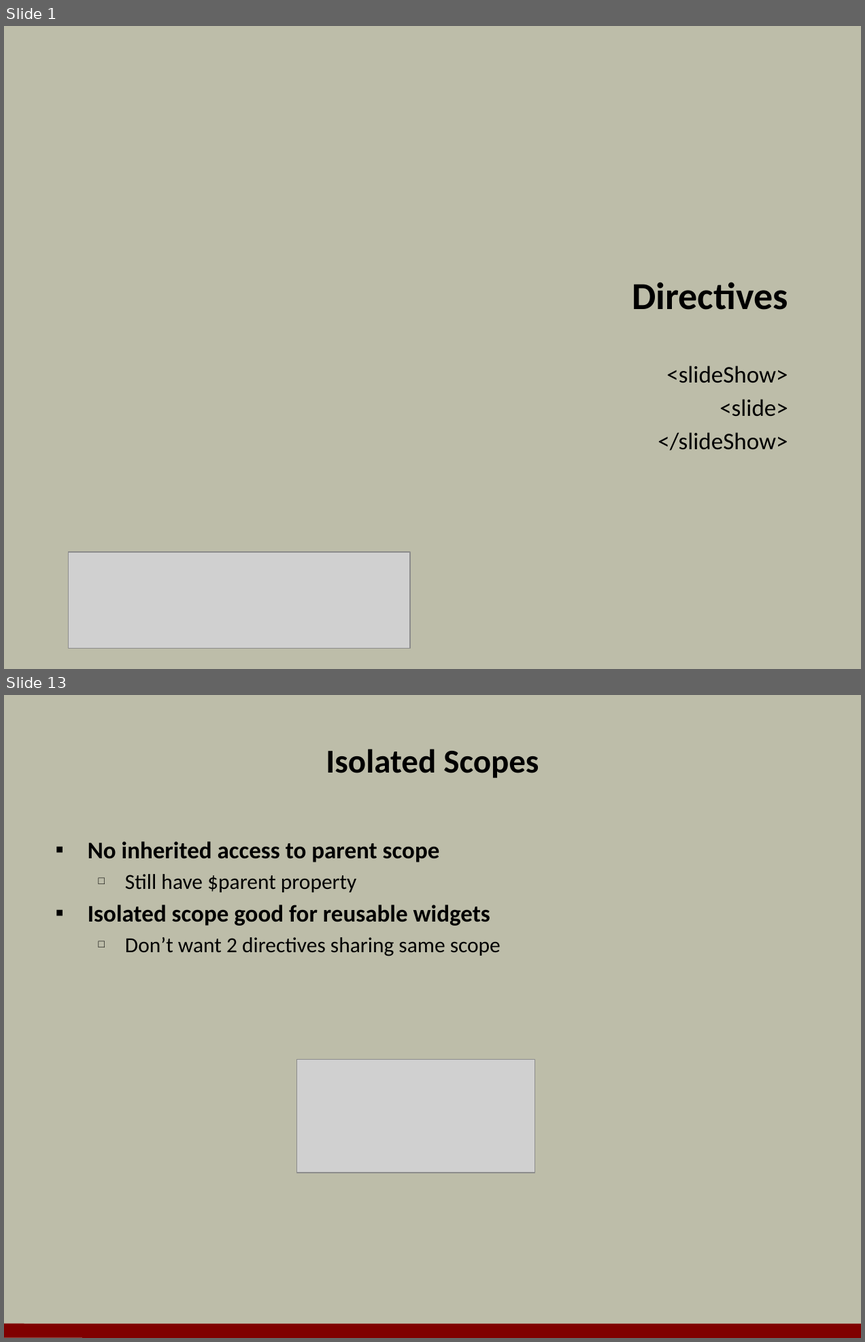
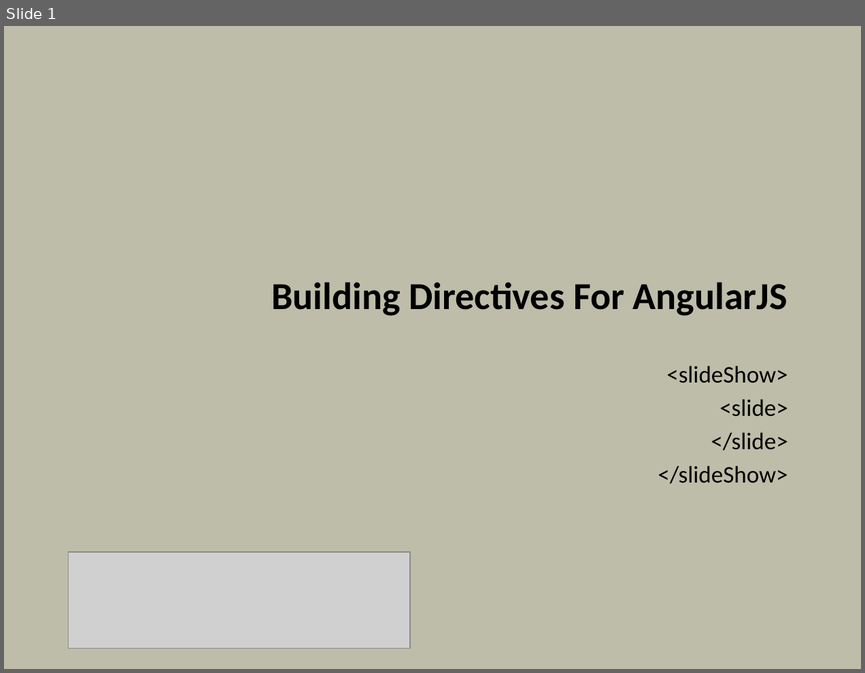
Before and after one commit to OdeToCode/classes, a slide deck: angularjs/slides/05_Directives.pptx. Shown one above the other, each under a label of ours: slides 1 and 13 before the commit, slide 1 after it; the slides between them are not shown. The pictures are 865x1342 and 865x673 pixels, drawn with LibreOffice and Linux fonts; fonts in the diff are those of the drawing; grey boxes stand for pictures; background and template pictures are left out. Boxes give left, top, right and bottom in pixels: in the first picture for what was removed or moved away, otherwise in the second. Text is boxed around its words. In the diff, an @@ line names an element or a change of style, - is before the commit and + after.

```diff
--- a/angularjs/slides/05_Directives.pptx
+++ b/angularjs/slides/05_Directives.pptx
@@ slide 13 removed at (4,695,861,1338), background #BDBDA9 @@
@@ title removed at (326,749,538,778) @@
-Isolated Scopes
@@ text removed at (88,841,500,956) @@
-▪ No inherited access to parent scope
-  □ Still have $parent property
-▪ Isolated scope good for reusable widgets
-  □ Don’t want 2 directives sharing same scope
@@ picture removed at (297,1059,535,1172) @@
@@ line removed from (4, 1330) to (861, 1331) @@
@@ slide 1 changed as well @@
@@ title at (271,282,787,316): text changed @@
-Directives
+Building Directives For AngularJS
@@ subtitle at (711,432,787,450): paragraph added @@
+</slide>
```
Also in this commit, not shown: 1 other slide changed, 21 slides added, 11 other slides removed, 9 other files.
